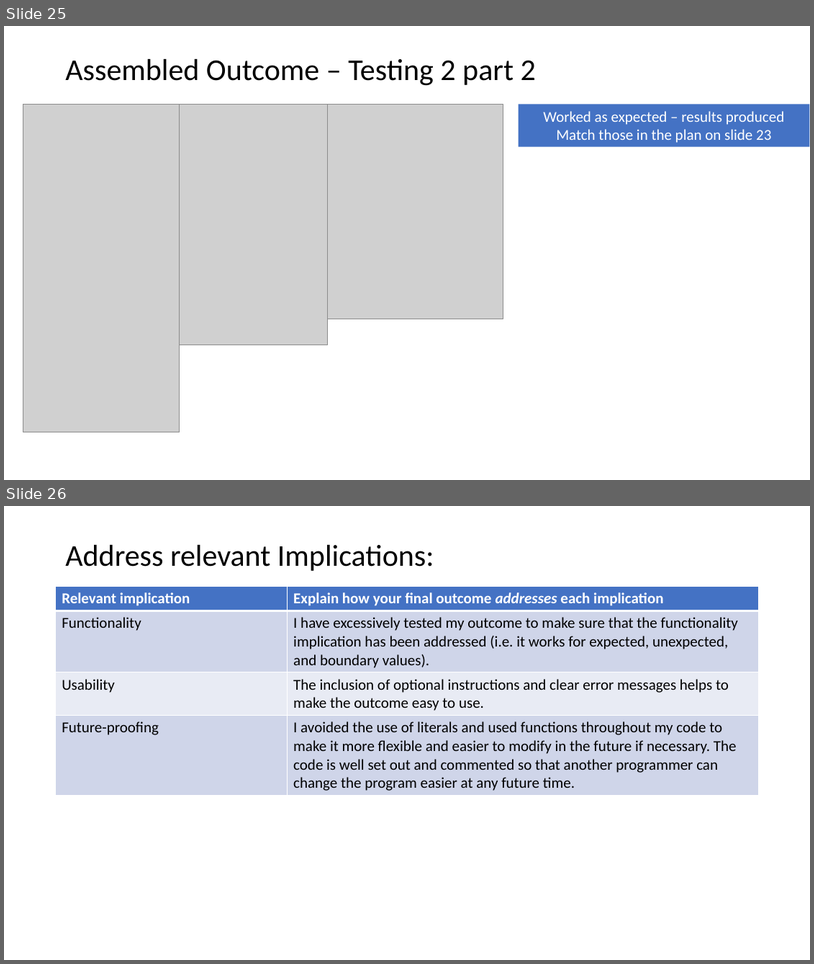
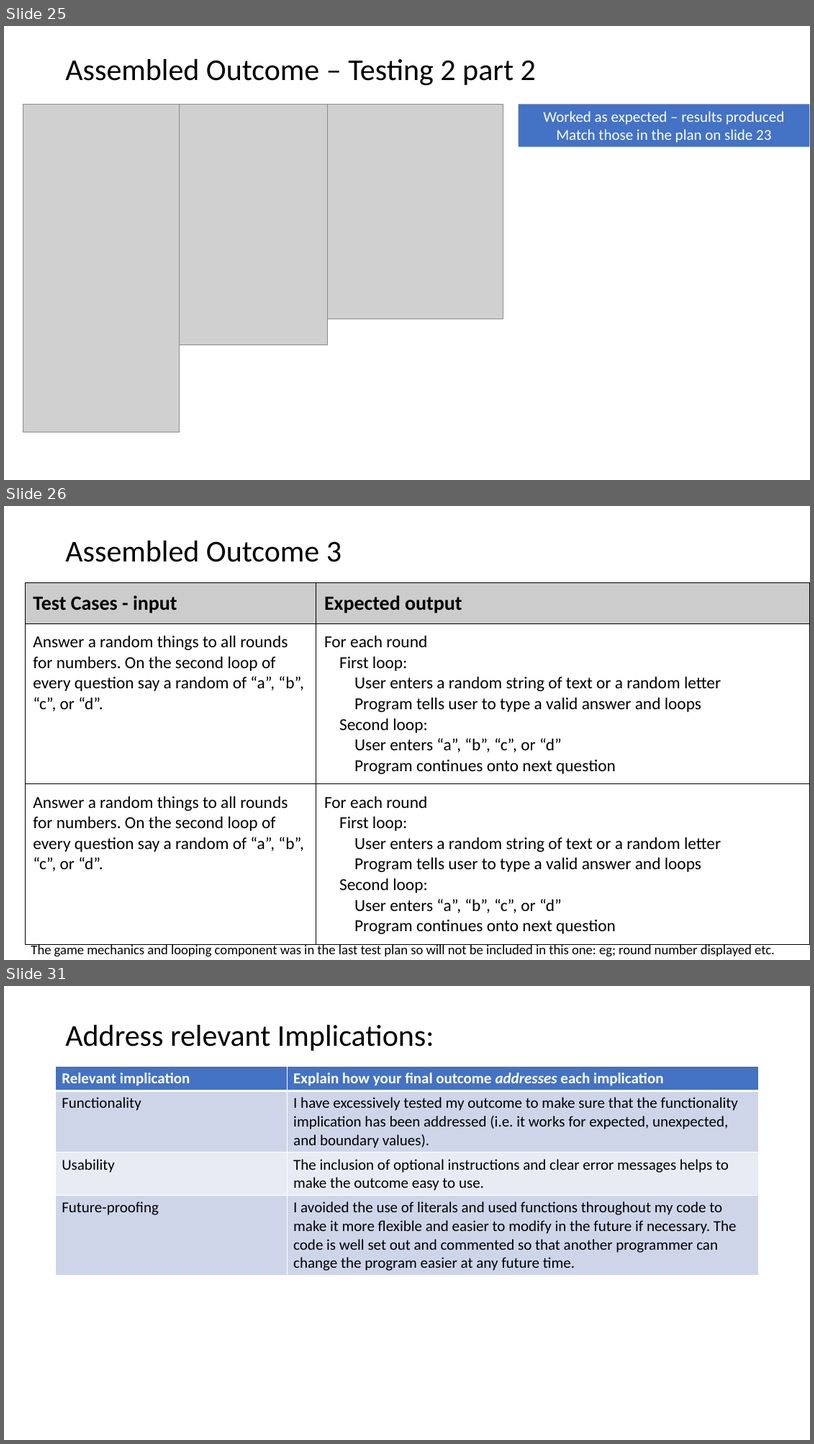
Before and after one commit to twschool/Assessment, a slide deck: Maori quiz documentation.pptx. Shown one above the other, each under a label of ours: slides 25 and 26 before the commit, slides 25, 26 and 31 after it; the slides between them are not shown. The pictures are 814x964 and 814x1444 pixels, drawn with LibreOffice and Linux fonts; fonts in the diff are those of the drawing; grey boxes stand for pictures. Boxes give left, top, right and bottom in pixels: in the first picture for what was removed or moved away, otherwise in the second. Text is boxed around its words. In the diff, an @@ line names an element or a change of style, - is before the commit and + after.

```diff
--- a/Maori quiz documentation.pptx
+++ b/Maori quiz documentation.pptx
@@ slide 26 added at box(4, 506, 810, 960), background #FFFFFF @@
@@ title added at box(65, 541, 342, 562), 36 pt, text #000000 @@
+Assembled Outcome 3
@@ table added at box(25, 583, 810, 938), 3 rows, 2 columns @@
+Test Cases - input | Expected output
+Answer a random things to all rounds for numbers. On the second loop of every question say a random of “a”, “b”, “c”, or “d”. | For each round / First loop: / User enters a random string of text or a random letter / Program tells user to type a valid answer and loops / Second loop: / User enters “a”, “b”, “c”, or “d” / Program continues onto next question
+Answer a random things to all rounds for numbers. On the second loop of every question say a random of “a”, “b”, “c”, or “d”. | For each round / First loop: / User enters a random string of text or a random letter / Program tells user to type a valid answer and loops / Second loop: / User enters “a”, “b”, “c”, or “d” / Program continues onto next question
@@ text added at box(31, 944, 775, 957), 16 pt, text #000000 @@
+The game mechanics and looping component was in the last test plan so will not be included in this one: eg; round number displayed etc.
@@ what was slide 26 is now slide 31 @@
```
Also in this commit, not shown: 6 slides changed, 5 other slides added, 1 other file.
